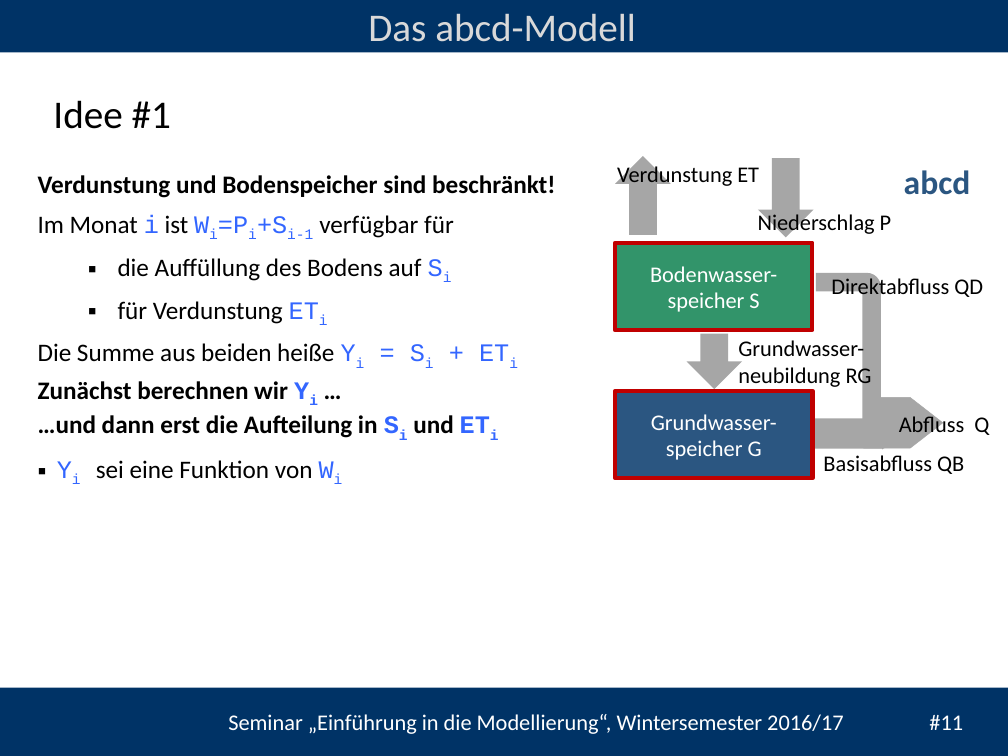
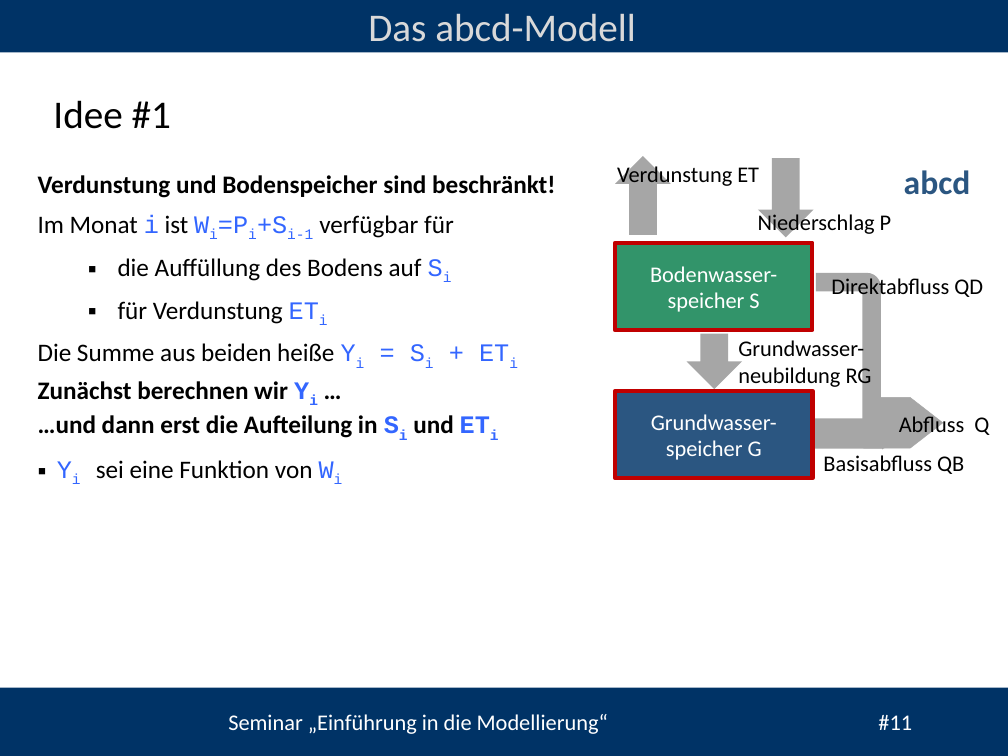
Before and after one commit to heistermann/Einf_Modellierung, a slide deck: slide 11 of Termin_5/folien/UebungModellierung#5.pptx. Drawn at 1008x756 pixels with LibreOffice and Linux fonts; fonts in the diff are those of the drawing; background and template pictures are left out. Boxes give left, top, right and bottom in pixels: in the first picture for what was removed or moved away, otherwise in the second. Text is boxed around its words. In the diff, an @@ line names an element or a change of style, - is before the commit and + after.

```diff
--- a/Termin_5/folien/UebungModellierung#5.pptx
+++ b/Termin_5/folien/UebungModellierung#5.pptx
@@ text at (x1=228, y1=714, x2=912, y2=734): text changed @@
-Seminar „Einführung in die Modellierung“, Wintersemester 2016/17 #11
+Seminar „Einführung in die Modellierung“ #11
```
Also in this commit, not shown: 19 other slides changed, 1 slide removed, 2 other files.
